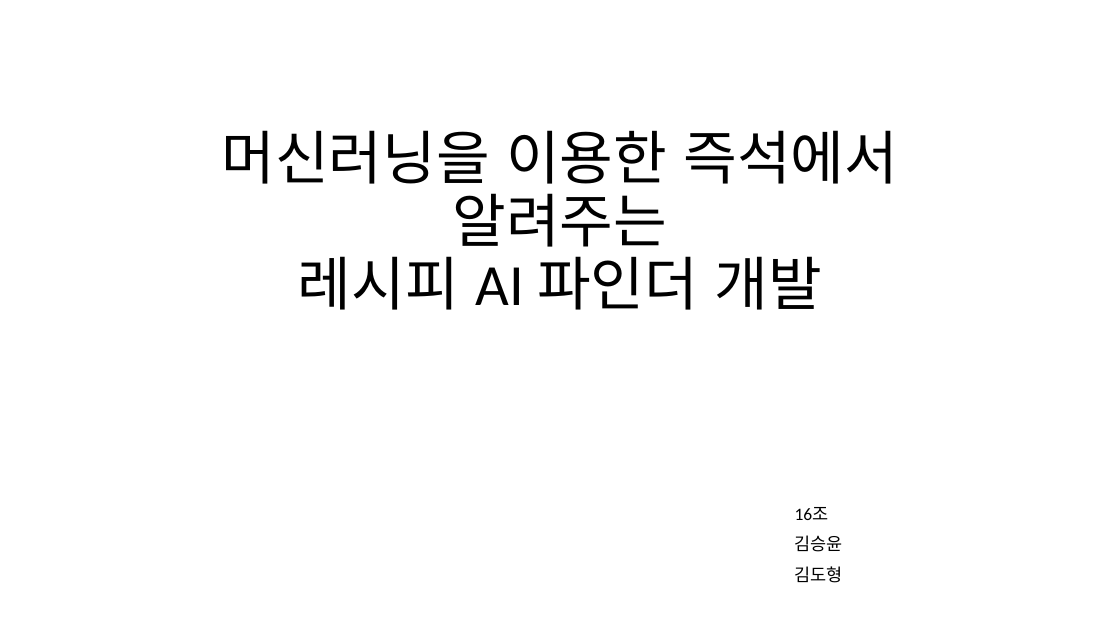
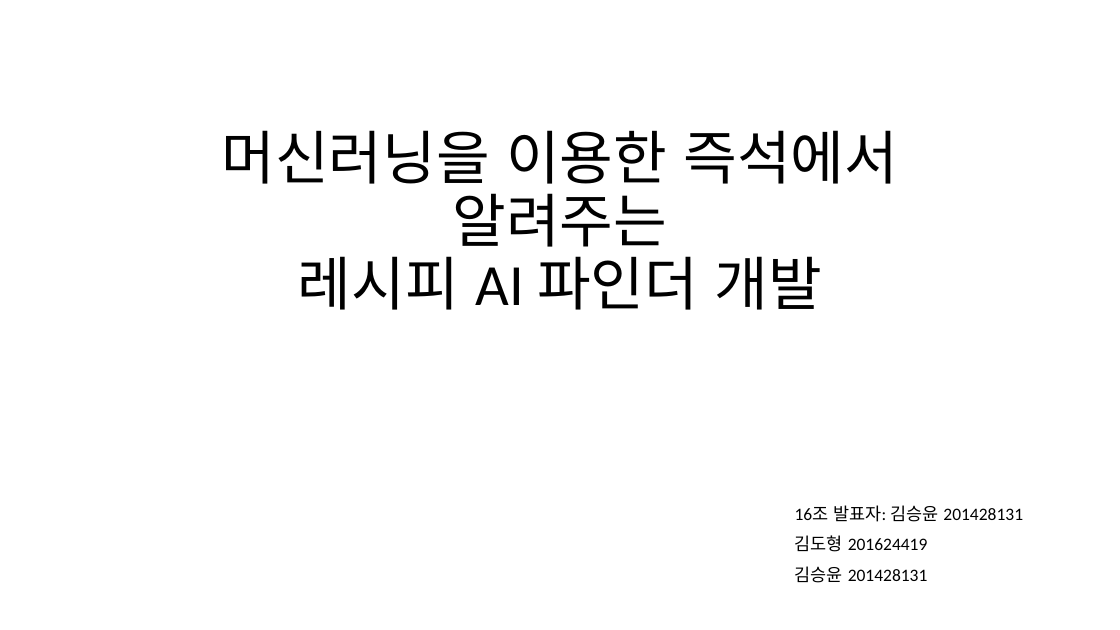
Before and after one commit to needanyhelp/-, a slide deck: slide 1 of 착수보고서/머신러닝을 사용한 즉석에서 알려주는 인공지능.pptx. Drawn at 1120x630 pixels with LibreOffice and Linux fonts; fonts in the diff are those of the drawing. Boxes give left, top, right and bottom in pixels: in the first picture for what was removed or moved away, otherwise in the second. Text is boxed around its words. In the diff, an @@ line names an element or a change of style, - is before the commit and + after.

```diff
--- a/착수보고서/머신러닝을 사용한 즉석에서 알려주는 인공지능.pptx
+++ b/착수보고서/머신러닝을 사용한 즉석에서 알려주는 인공지능.pptx
@@ subtitle at (x1=795, y1=505, x2=1023, y2=583): text changed @@
-16조
-김승윤
-김도형
+16조 발표자: 김승윤 201428131
+김도형 201624419
+김승윤 201428131
```
Also in this commit, not shown: 3 other slides changed.
